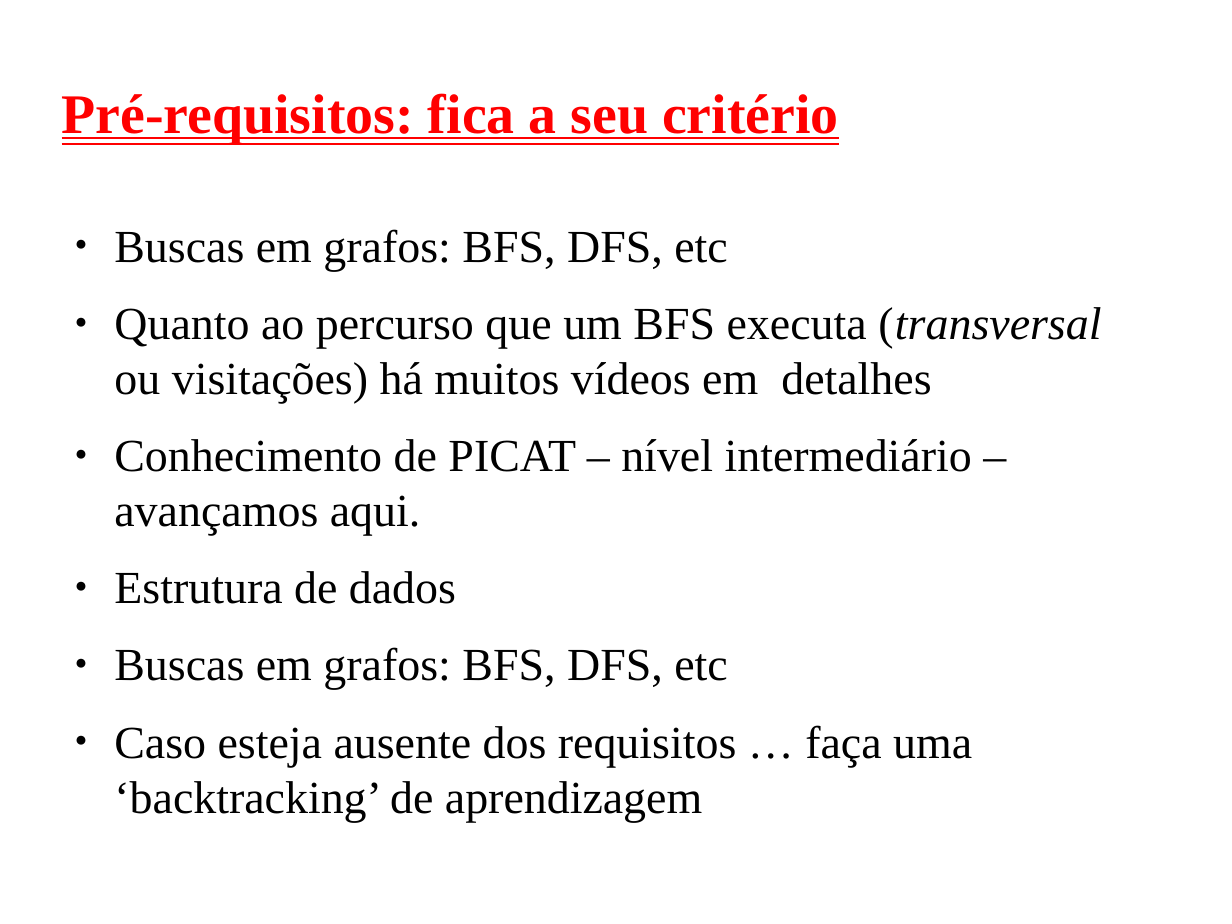
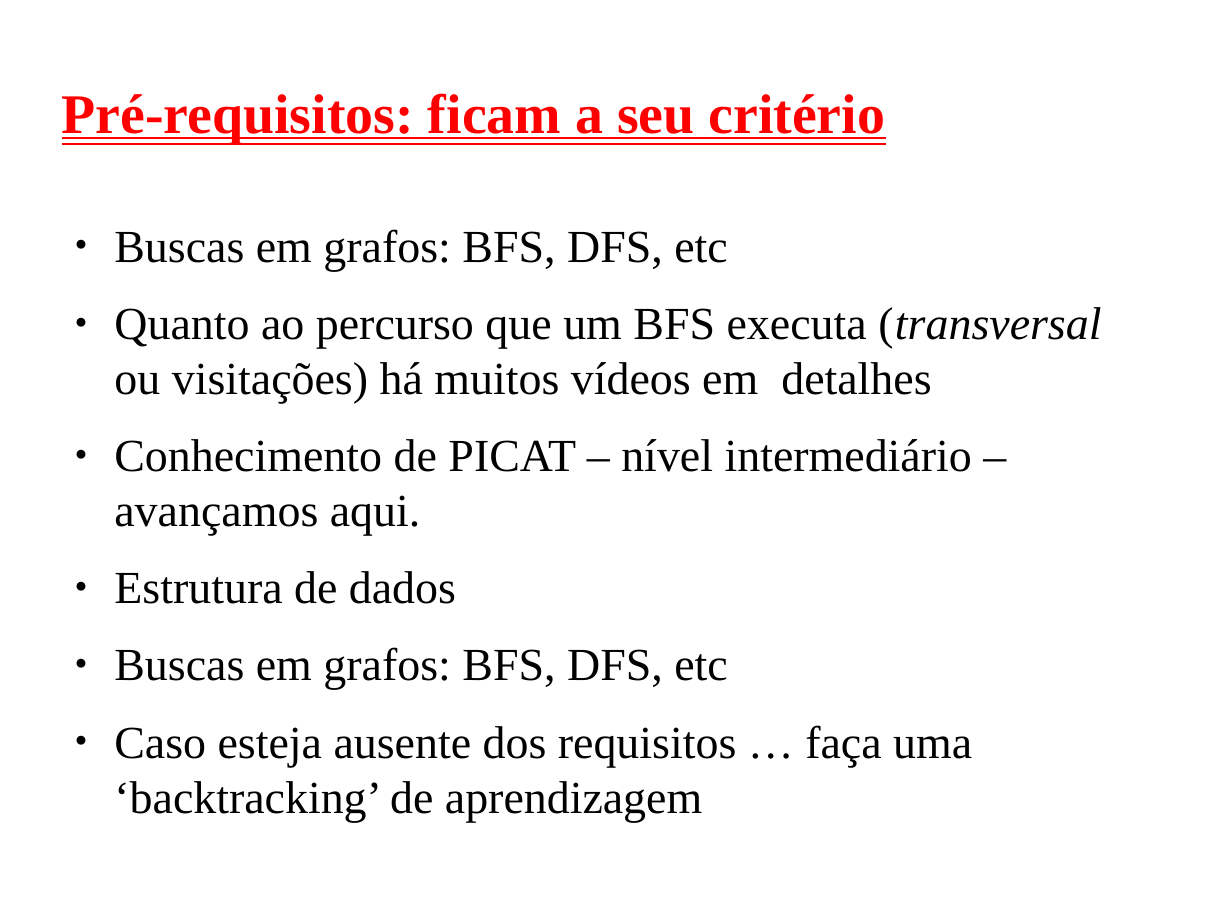
Before and after one commit to claudiosa/CCS, a slide deck: slide 5 of picat/YOUTUBE_bfs_picat/slides_bfs.odp. Drawn at 1232x924 pixels with LibreOffice and Linux fonts; fonts in the diff are those of the drawing; background and template pictures are left out. Boxes give left, top, right and bottom in pixels: in the first picture for what was removed or moved away, otherwise in the second. Text is boxed around its words. In the diff, an @@ line names an element or a change of style, - is before the commit and + after.

```diff
--- a/picat/YOUTUBE_bfs_picat/slides_bfs.odp
+++ b/picat/YOUTUBE_bfs_picat/slides_bfs.odp
@@ title at (62,93,886,144): text changed @@
-Pré-requisitos: fica a seu critério
+Pré-requisitos: ficam a seu critério
```
Also in this commit, not shown: 1 other slide changed, 5 other files.
